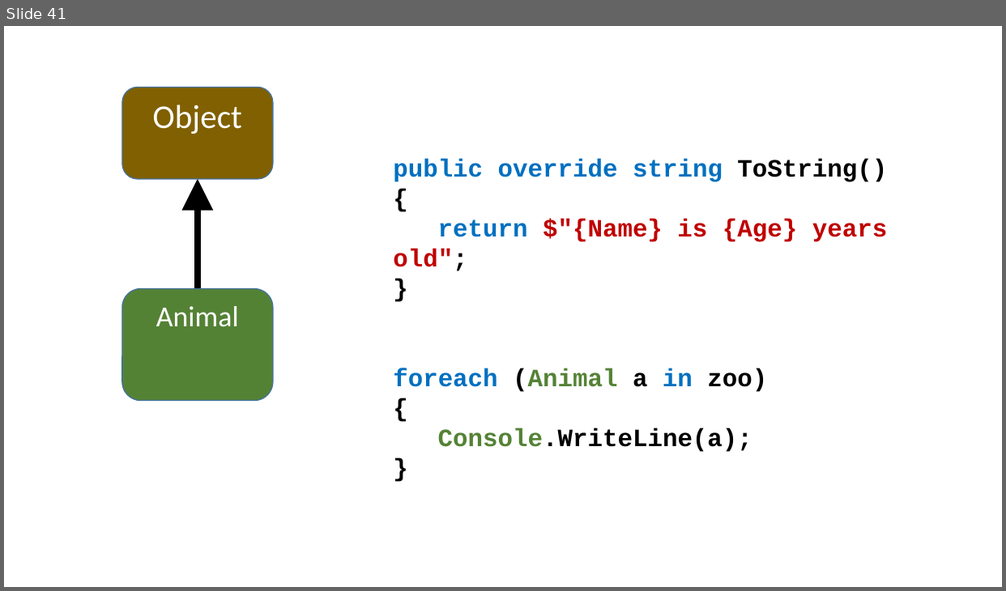
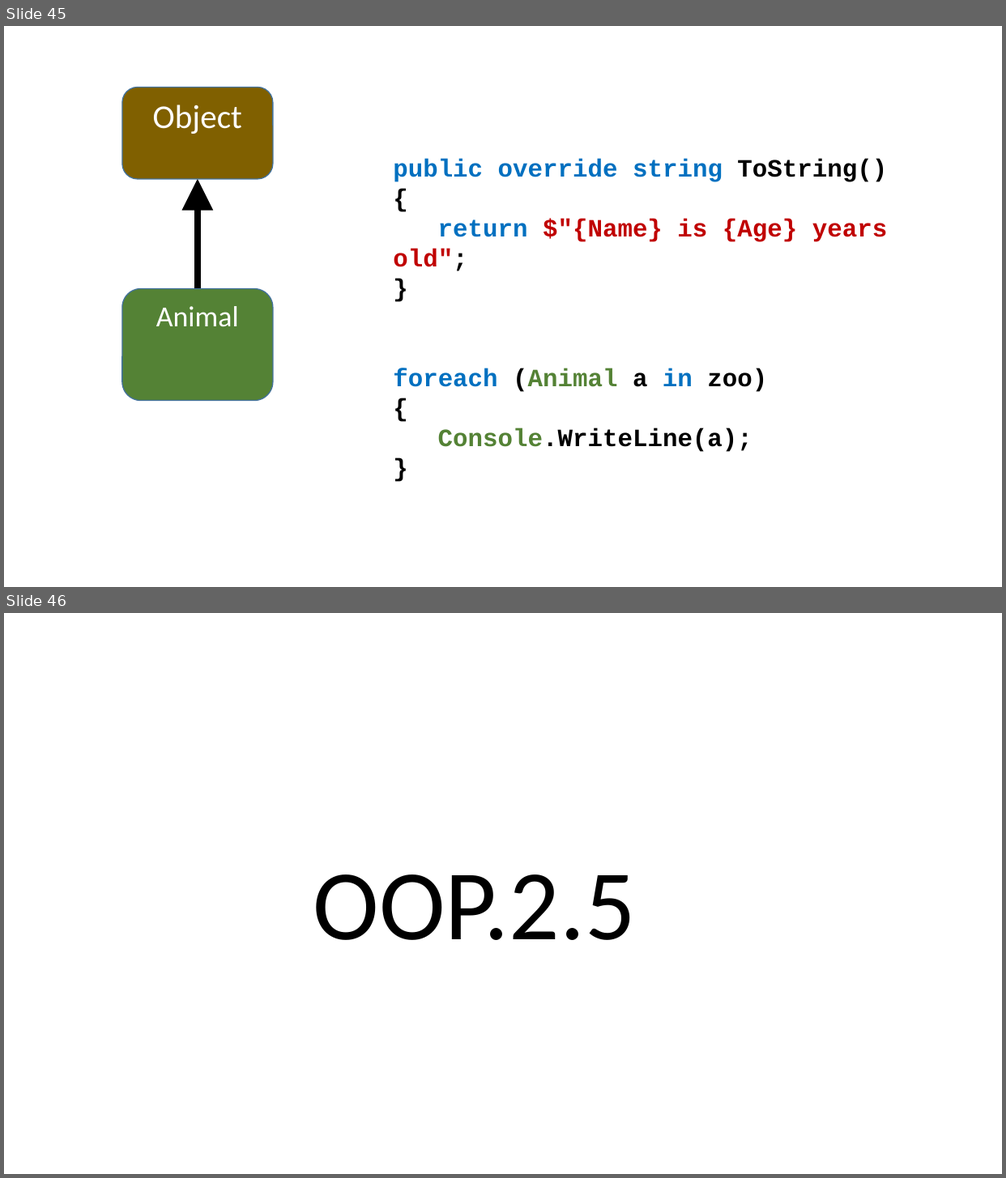
Before and after one commit to perl-easj/Teaching-materials, a slide deck: CSharpProgramming/Presentations/Inheritance.pptx. Shown one above the other, each under a label of ours: slide 41 before the commit, slides 45 and 46 after it. The pictures are 1006x591 and 1006x1178 pixels, drawn with LibreOffice and Linux fonts; fonts in the diff are those of the drawing. Boxes give left, top, right and bottom in pixels: in the first picture for what was removed or moved away, otherwise in the second. Text is boxed around its words. In the diff, an @@ line names an element or a change of style, - is before the commit and + after.

```diff
--- a/CSharpProgramming/Presentations/Inheritance.pptx
+++ b/CSharpProgramming/Presentations/Inheritance.pptx
@@ slide 46 added at [4,613,1002,1174], background #FFFFFF @@
@@ title added at [313,875,636,940], 96 pt, text #000000 @@
+OOP.2.5
@@ what was slide 41 is now slide 45 @@
```
Also in this commit, not shown: 1 slide changed, 4 other slides added, 2 other files.
